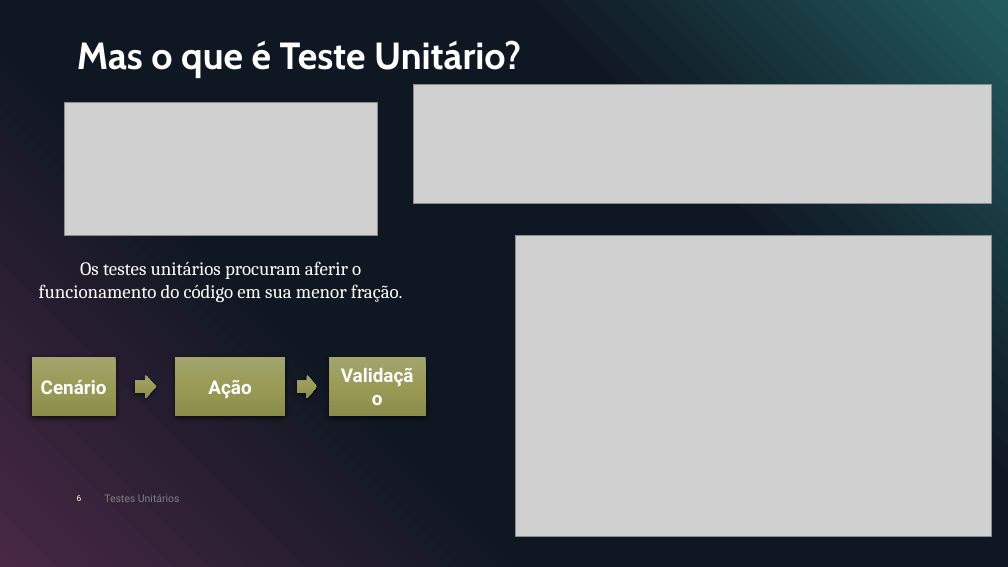
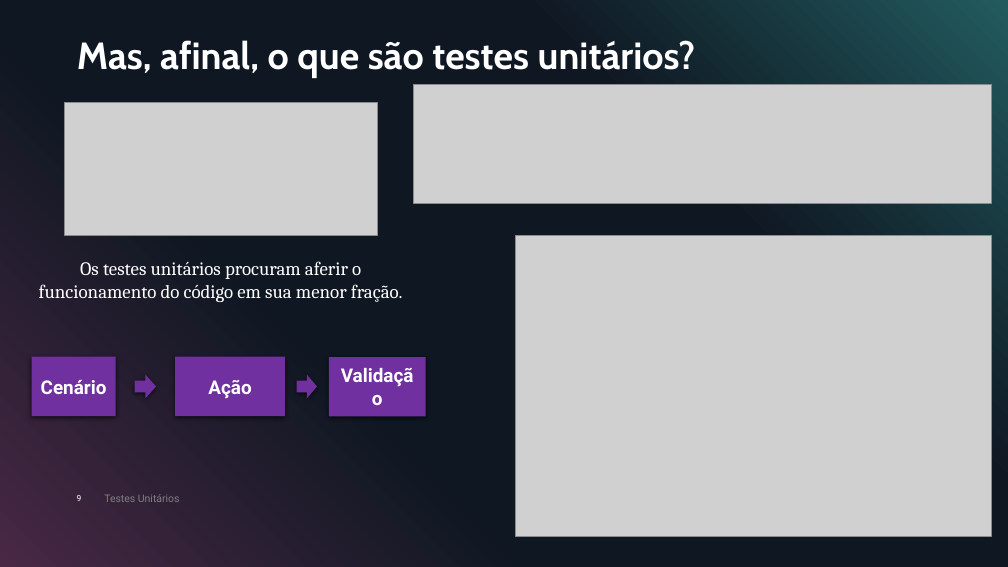
Before and after one commit to gelsongilmar/palestras, a slide deck: slide 9 of Teste Unitário/Porque criar testes unitários.pptx (slide 6 before the commit). Drawn at 1008x567 pixels with LibreOffice and Linux fonts; fonts in the diff are those of the drawing; grey boxes stand for pictures. Boxes give left, top, right and bottom in pixels: in the first picture for what was removed or moved away, otherwise in the second. Text is boxed around its words. In the diff, an @@ line names an element or a change of style, - is before the commit and + after.

Commit message:
Ajuste na apresentação de teste unitário

```diff
--- a/Teste Unitário/Porque criar testes unitários.pptx
+++ b/Teste Unitário/Porque criar testes unitários.pptx
@@ title at [77,40,696,78]: text changed @@
-Mas o que é Teste Unitário?
+Mas, afinal, o que são testes unitários?
@@ fill gradient #A2A56E to #999C56 to #8A8E49 to #7030A0 in 5 elements at [32,357,116,417], [175,357,285,417], [329,357,426,416], [135,375,156,399], [297,375,318,399] @@
```
Also in this commit, not shown: 3 other slides changed, 2 slides added.
